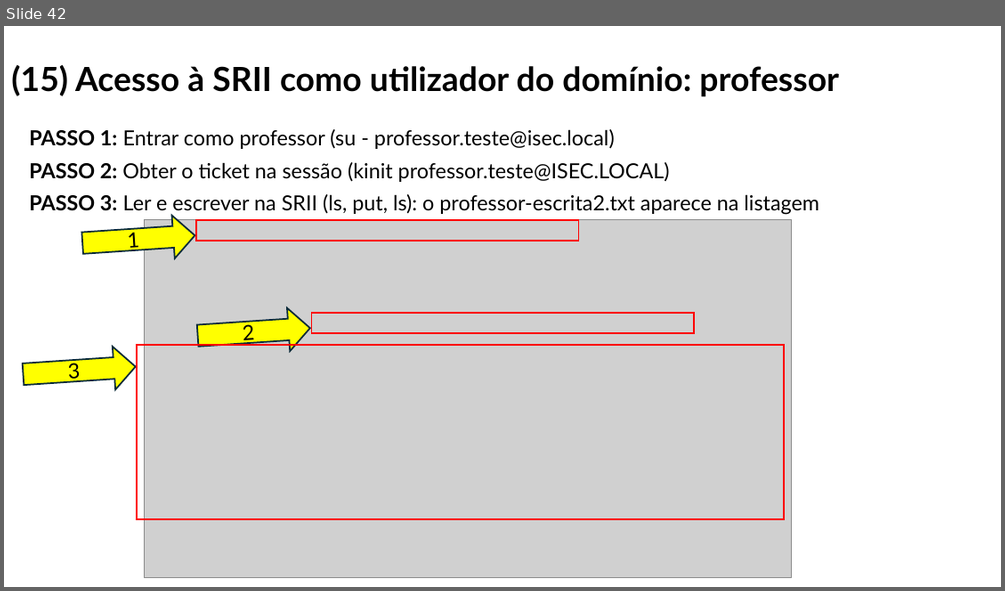
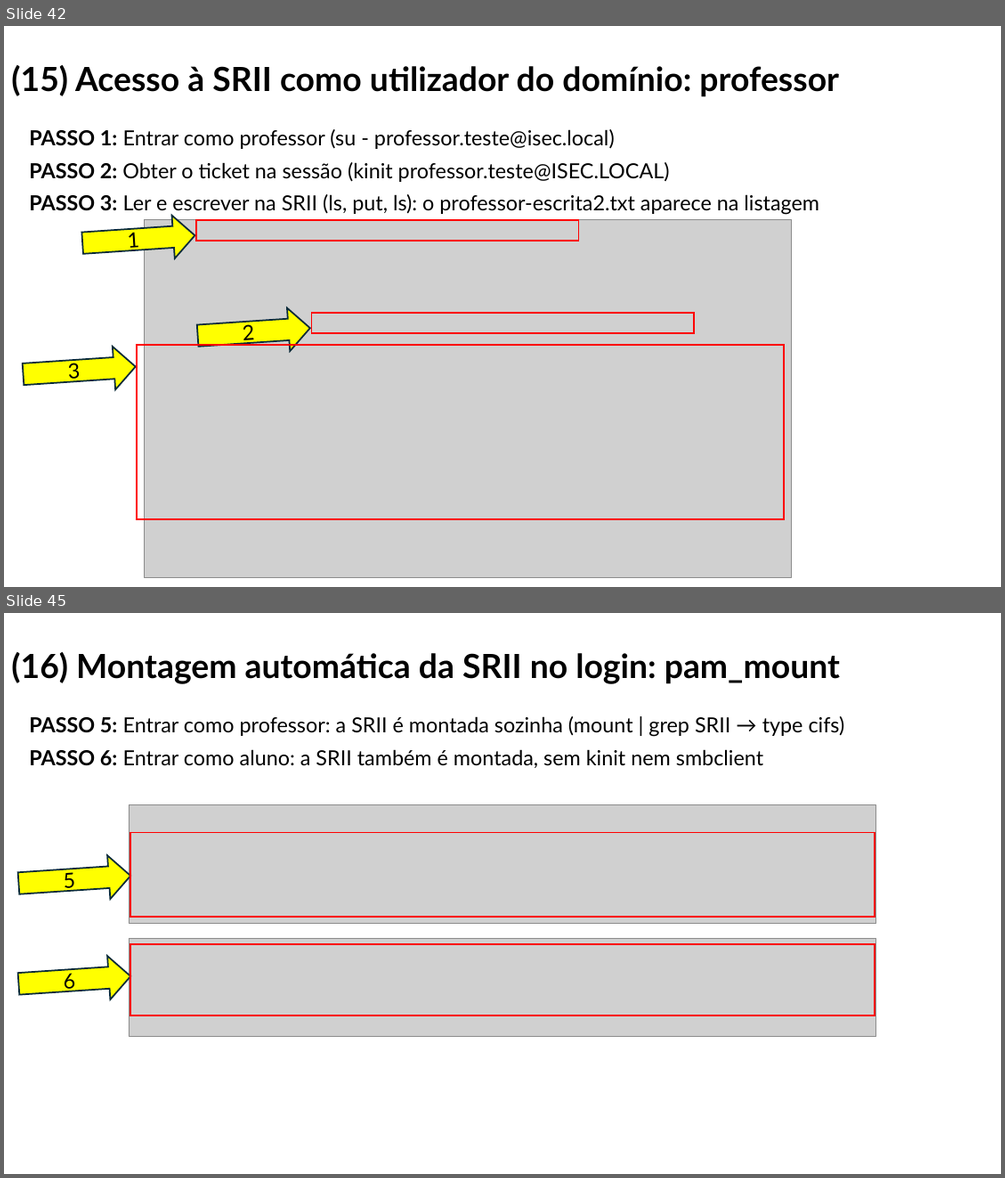
Before and after one commit to orlandonss/TrabalhoSR2, a slide deck: Apresentacoes_Workshop/WORKSHOP WINDOWS AD DS & LINUX SERVICES.pptx. Shown one above the other, each under a label of ours: slide 42 before the commit, slides 42 and 45 after it; the slides between them are not shown. The pictures are 1005x591 and 1005x1178 pixels, drawn with LibreOffice and Linux fonts; fonts in the diff are those of the drawing; grey boxes stand for pictures. Boxes give left, top, right and bottom in pixels: in the first picture for what was removed or moved away, otherwise in the second. Text is boxed around its words. In the diff, an @@ line names an element or a change of style, - is before the commit and + after.

```diff
--- a/Apresentacoes_Workshop/WORKSHOP WINDOWS AD DS & LINUX SERVICES.pptx
+++ b/Apresentacoes_Workshop/WORKSHOP WINDOWS AD DS & LINUX SERVICES.pptx
@@ slide 45 added at [4,613,1001,1174], background #FFFFFF @@
@@ title added at [11,652,840,684], 32 pt, text #000000, bold @@
+(16) Montagem automática da SRII no login: pam_mount
@@ text added at [29,716,845,768], 20 pt, text #000000 @@
+PASSO 5: Entrar como professor: a SRII é montada sozinha (mount | grep SRII → type cifs)
+PASSO 6: Entrar como aluno: a SRII também é montada, sem kinit nem smbclient
@@ picture added at [129,805,877,924] @@
@@ rectangle added at [130,832,874,916], outline #FF0000 1.5 pt @@
@@ right arrow added at [16,854,131,905], fill #FFFF00, outline #092A39 1.5 pt, 20 pt, text #000000 @@
+5
@@ right arrow added at [16,955,131,1005], fill #FFFF00, outline #092A39 1.5 pt, 20 pt, text #000000 @@
+6
@@ picture added at [129,938,877,1037] @@
@@ rectangle added at [130,944,874,1016], outline #FF0000 1.5 pt @@
```
Also in this commit, not shown: 3 other slides added, 1 slide removed, 1 other file.
